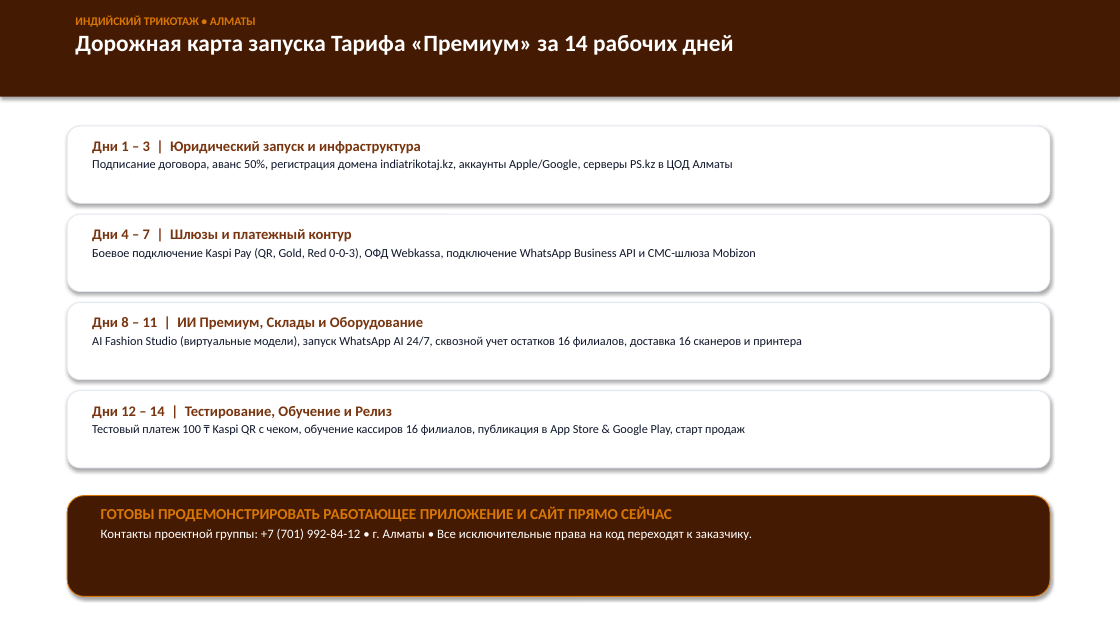
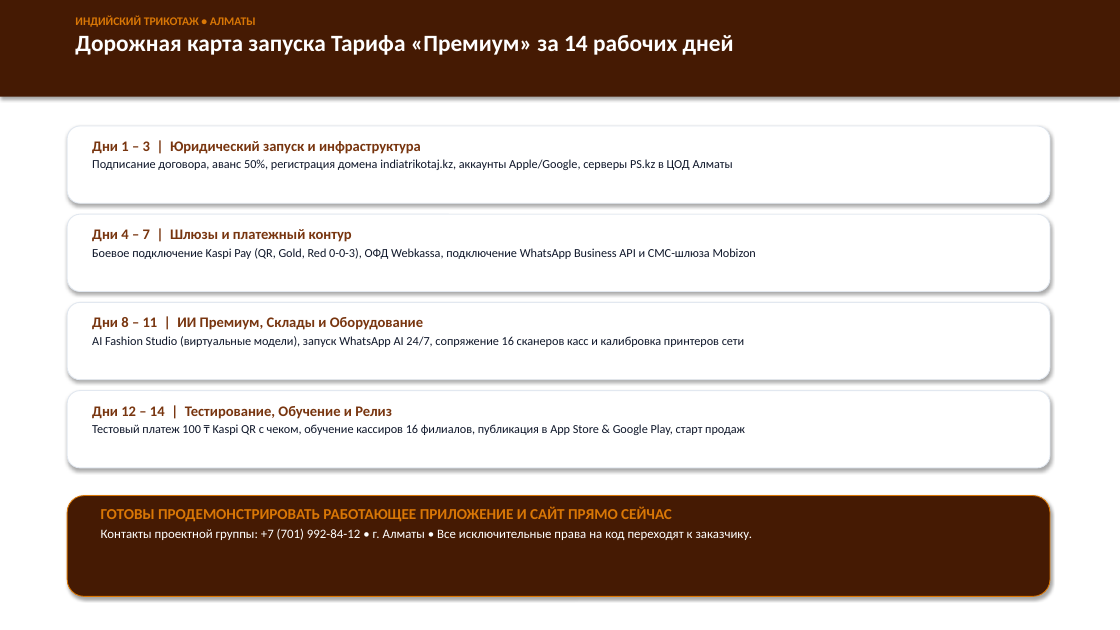
Before and after one commit to akbota17031992-lgtm/Indian_trikotazh, a slide deck: slide 9 of investor_presentation_indiatrikotaj_updated.pptx. Drawn at 1120x630 pixels with LibreOffice and Linux fonts; fonts in the diff are those of the drawing. Boxes give left, top, right and bottom in pixels: in the first picture for what was removed or moved away, otherwise in the second. Text is boxed around its words. In the diff, an @@ line names an element or a change of style, - is before the commit and + after.

```diff
--- a/investor_presentation_indiatrikotaj_updated.pptx
+++ b/investor_presentation_indiatrikotaj_updated.pptx
@@ text at box(92, 336, 744, 347): text changed @@
-AI Fashion Studio (виртуальные модели), запуск WhatsApp AI 24/7, сквозной учет остатков 16 филиалов, доставка 16 сканеров и принтера
+AI Fashion Studio (виртуальные модели), запуск WhatsApp AI 24/7, сопряжение 16 сканеров касс и калибровка принтеров сети
```
Also in this commit, not shown: 3 other slides changed, 5 other files.
